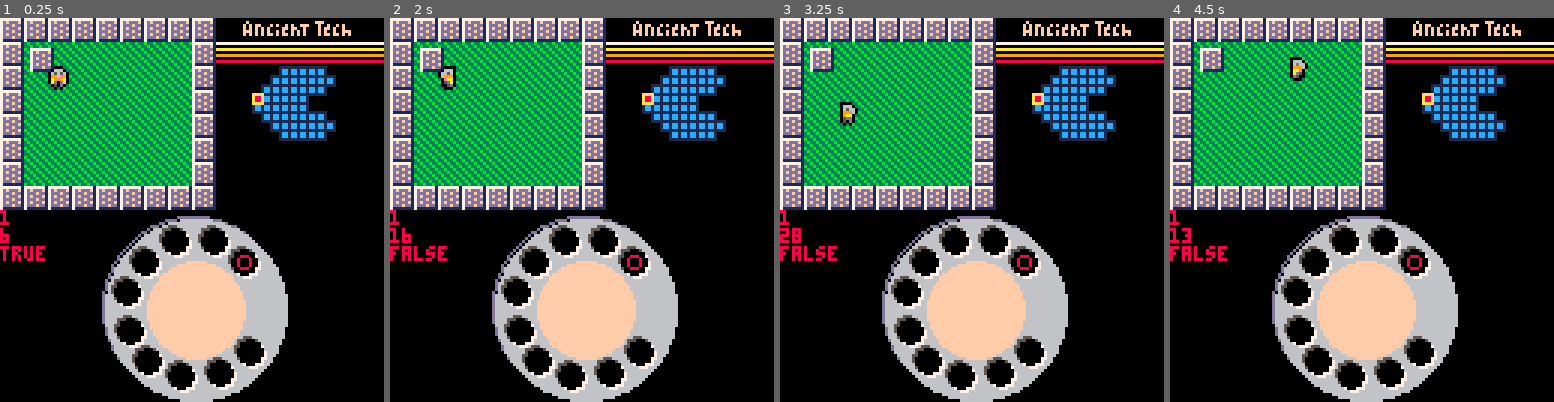
Above: before the commit, frames 1-4 (left to right).
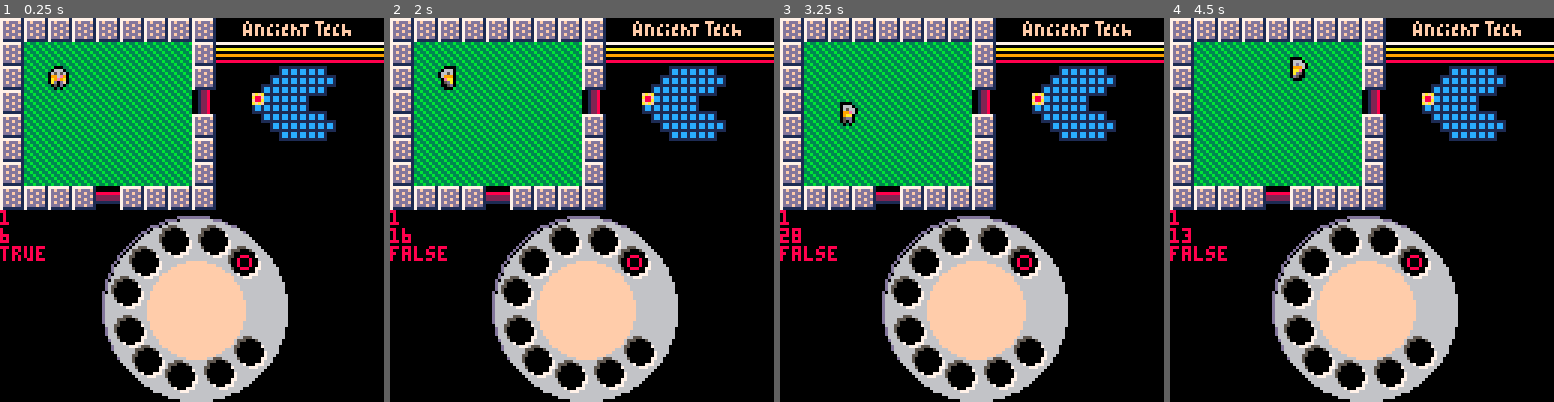
Above: after the commit, the same moments.

Repository: truck/improved-octo-garbanzo
Game: PICO-8 cartridge game.p8
Same seed, same stepped clock (60 frames per second), same inputs: the game is played once before the commit and once after it.
Inputs:
- Up to frame 1 (0.25 s): no input
- Up to frame 2 (2 s): hold Left from 1.97 s (still down)
- Up to frame 3 (3.25 s): release Left at 2.37 s; hold Down 2.42-2.82 s; hold Right from 2.87 s (still down)
- Up to frame 4 (4.5 s): release Right at 3.53 s; hold Up 3.58-4.08 s; hold Right from 4.13 s (still down)

The runs differ from the first frame. In frame 1, 1.2% of the frame differs, in the area x 7-57%, y 7-50%; in frame 2, 1.2%; in frame 3, 1.2%; in frame 4, 1.2%.

Commit message:
Door patching in; left-right broken; some rooms don't draw properly

Diff:
--- a/game.p8
+++ b/game.p8
@@ -18,7 +18,6 @@
 function _draw()
  cls()
  map(0,0,0,0,16,8)
- patchdoors()
  foreach(actors,draw_actor)
  phonedial()
 end
@@ -27,10 +26,6 @@
 
 function _update()
  movedude()
-end
-
-function patchdoors()
- spr(20,10,10)
 end
 
 -- define a moving object
@@ -224,13 +219,8 @@
 end
 
 function getroom(roomnum)
+-- reset room to blank
  memcpy(8192,9216,1024)
-
- poke(8196,20)
- poke(8196+(128*7),20)
- poke(8192+(128*3),20)
- poke(8192+(128*3)+8,20)
-
  rx = roomx[roomnum]
  ry = roomy[roomnum]
  theroom = ship[rx][ry]
@@ -244,6 +234,21 @@
  if roomdown then
   theroom.downdoor = roomdown.updoor
  end
+-- fix doors
+ doorspot = 20+theroom.updoor
+ poke(8196,doorspot)
+ doorspot = 20+theroom.downdoor
+ poke(9092,doorspot)
+ if theroom.leftdoor == 1 then
+  theroom.leftdoor = 3
+ end
+ if theroom.rightdoor == 1 then
+  theroom.rightdoor = 3
+ end
+ doorspot = 20+theroom.leftdoor
+ poke(8576,doorspot)
+ doorspot = 20+theroom.rightdoor
+ poke(8584,doorspot)
  return theroom
 end
 
@@ -283,14 +288,14 @@
 007007001ad1df101ad1d10001d1da101a51d11011d15a10015dd10001ad51000015da10001dd510000000000f0f0f0f0ff0f0ff0f0f0f0000f0ff0ff0f0f000
 000000000151d1000151d10001d151000151d10001d151000151d10001d5110000115d10001d1510888888880000000000000000000000000000000000000000
 00000000001010000010100000101000001010000010100000101000001110000001110000010100000000000000000000000000000000000000000000000000
-00000000b33b33b33b33b33b33b33b337777777100122800000000000082000011110000fafa0000000000000000000000000000000000000000000000000000
-000000003b33b33b33b33b33b33b33b37dfdddf10012280000000000082221001cc10000a88f0000000000000000fff000000000000000000000000000000000
-0000000033b33b33b33b33b33b33b33b7dddfdd10012280088888888822210001cc10000f88a000000000000000fee9f00000000000000000000000000000000
-00000000b33b33b33b33b33b33b33b337dfdddf100122800222222222221000011110000afaf000000000000000fe9eff0000000000000000000000000000000
-000000003b33b33b33b33b33b33b33b37dddfdd10012280022222222221000000000000000000000000000000000fe9ff0000000000000000000000000000000
-0000000033b33b33b33b33b33b33b33b7dfdddf100122800111111112100000000000000000000000000000000000ffff0000000000000000000000000000000
-00000000b33b33b33b33b33b33b33b337dddfdd1001228000000000010000000000000000000000000000000000000ff9f000000000000000000000000000000
-000000003b33b33b33b33b33b33b33b371111111001228000000000000000000000000000000000000000000000000f9fff00000000000000000000000000000
+00000000b33b33b33b33b33b33b33b337777777100000000008200000012280011110000fafa0000000000000000000000000000000000000000000000000000
+000000003b33b33b33b33b33b33b33b37dfdddf10000000008222100001228001cc10000a88f0000000000000000fff000000000000000000000000000000000
+0000000033b33b33b33b33b33b33b33b7dddfdd18888888882221000001228001cc10000f88a000000000000000fee9f00000000000000000000000000000000
+00000000b33b33b33b33b33b33b33b337dfdddf122222222222100000012280011110000afaf000000000000000fe9eff0000000000000000000000000000000
+000000003b33b33b33b33b33b33b33b37dddfdd12222222222100000001228000000000000000000000000000000fe9ff0000000000000000000000000000000
+0000000033b33b33b33b33b33b33b33b7dfdddf111111111210000000012280000000000000000000000000000000ffff0000000000000000000000000000000
+00000000b33b33b33b33b33b33b33b337dddfdd1000000001000000000122800000000000000000000000000000000ff9f000000000000000000000000000000
+000000003b33b33b33b33b33b33b33b371111111000000000000000000122800000000000000000000000000000000f9fff00000000000000000000000000000
 0000000000000000055555500000000000000505000000000000000000000000000000000000000000000000000000fffff00000000000000000000000000000
 0c7777c008888880051b1b50000000000000050500000000000000000000000000000000000000000000000000000f9effff5f00000000000000000000000000
 0c7777c0080000800511315000776700000000506666666600000000000000000000000000000000000000000000f9f9ffff9ff0000000000000000000000000
@@ -404,7 +409,7 @@
 00000000000000000000000000000000000000000000000000000000000000000000000000000000000000000000000000000000000000000000000000000000
 00000000000000000000000000000000000000000000000000000000000000000000000000000000000000000000000000000000000000000000000000000000
 __gff__
-0000000000000000000000000000000000000000010303000000000000000000050000000000000000000000000000000000000000000000000000000000000000000000000000000000000000000000000000000000000000000000000000000000000000000000000000000000000000000000000000000000000000000000
+0000000000000000000000000000000000000000010300030000000000000000050000000000000000000000000000000000000000000000000000000000000000000000000000000000000000000000000000000000000000000000000000000000000000000000000000000000000000000000000000000000000000000000
 0000000000000000000000000000000000000000000000000000000000000000000000000000000000000000000000000000000000000000000000000000000000000000000000000000000000000000000000000000000000000000000000000000000000000000000000000000000000000000000000000000000000000000
 __map__
 141414141614141414000b0c0d0e0f0014151617000000000000000000000000000000000000000000000000000000000000000000000000000000000000000000000000000000000000000000000000000000000000000000000000000000000000000000000000000000000000000000000000000000000000000000000000
